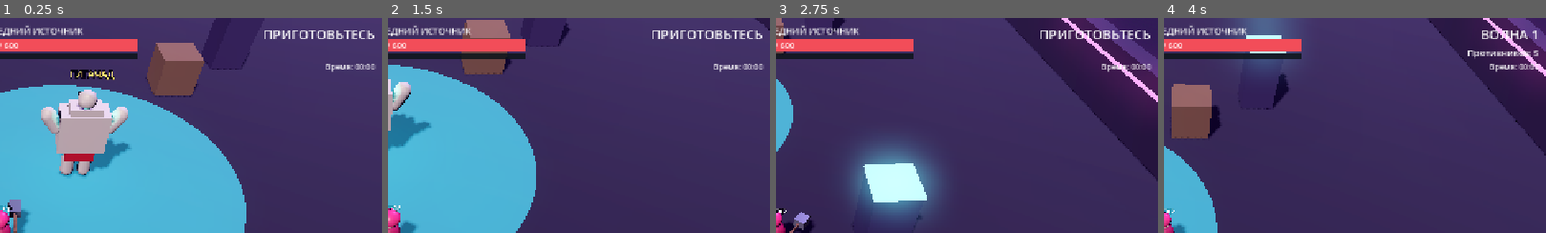
Above: before the commit, frames 1-4 (left to right).
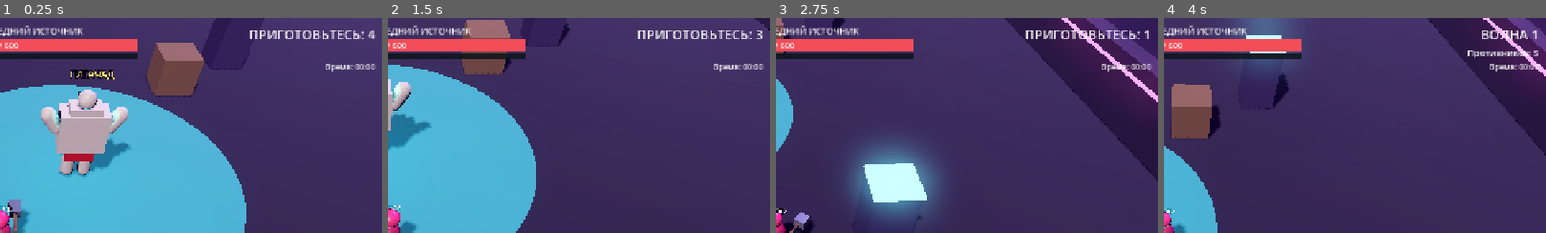
Above: after the commit, the same moments.

Repository: stasian33rus/last_stronghold
Game: Godot game, scene res://tests/smoke_test.tscn
Two runs of this game, one before a commit and one after it. Both use one fixed random seed, a clock stepped at 60 frames per second and the inputs below. This scene is started directly instead of the project's main scene.
Inputs (mouse positions are % of the whole screen's width and height, from its top left):
- Up to frame 1 (0.25 s): no input
- Up to frame 2 (1.5 s): move the mouse to (72, 45) at 0.52 s; press the mouse at (72, 45) at 0.53 s; hold D (move_right) 0.53-1.28 s; move the mouse to (30, 55) at 1.27 s; release the mouse at (30, 55) at 1.28 s; hold S (move_back) from 1.28 s (still down); tap Mouse wheel up (camera_zoom_in) at 1.35 s
- Up to frame 3 (2.75 s): move the mouse to (60, 28) at 2.02 s; release S (move_back) at 2.03 s; hold D (move_right) from 2.03 s (still down); tap Mouse wheel down (camera_zoom_out) at 2.1 s
- Up to frame 4 (4 s): move the mouse to (45, 70) at 2.77 s; release D (move_right) at 2.78 s; hold W (move_forward) 2.78-3.53 s; tap Shift (dodge) at 2.85 s; move the mouse to (80, 65) at 3.52 s; press the mouse at (80, 65) at 3.53 s; hold A (move_left) from 3.53 s (still down)
The pictures show only the part of the screen within x 50-100%, y 0-50%; the shares and areas given below are measured in that part.

The runs differ from the first frame. In frame 1, 0.9% of the frame differs, in the area x 65-99%, y 5-10%; in frame 2, 0.9%; in frame 3, 0.9%; in frame 4, nothing differs.

Commit message:
feat(stage1): dedicated автостарт, анти-застревание ИИ/ботов, отсчёт для клиентов, документация (ARCHITECTURE/HOW_TO_RUN/STAGE1_REPORT)

Diff:
--- a/waifu_uprising/scripts/ai/enemy_ai.gd
+++ b/waifu_uprising/scripts/ai/enemy_ai.gd
@@ -22,6 +22,11 @@
 var _lunge_dir := Vector3.ZERO
 var _strike_hitbox_on := false
 var _corpse_timer: float = -1.0
+## Анти-застревание (до NavMesh на Этапе 2): контроль смещения + боковой обход.
+var _stuck_probe_pos := Vector3.ZERO
+var _stuck_timer: float = 0.0
+var _strafe_timer: float = 0.0
+var _strafe_sign: float = 1.0
 
 @onready var health: HealthComponent = $Health
 @onready var hitbox: HitboxComponent = $Hitbox
@@ -33,6 +38,7 @@
 		push_error("[EnemyFop] Не задан EnemyDefinition")
 		return
 	add_to_group("enemy_units")
+	_stuck_probe_pos = global_position
 	health.setup(def.max_health)
 	hitbox.damage = def.attack_damage
 	hitbox.knockback_force = def.attack_knockback
@@ -117,6 +123,7 @@
 	if _target == null or not is_instance_valid(_target) or _retarget_in <= 0.0:
 		_target = _acquire_target()
 		_retarget_in = 0.5
+	_update_stuck_detection(delta)
 	if _target == null:
 		_decay_ctrl(delta)
 		return
@@ -125,8 +132,13 @@
 	var dist := to_target.length()
 	if dist > 0.05:
 		var dir := to_target / dist
+		if _strafe_timer > 0.0:
+			## Обход препятствия: скользим вбок, не теряя направления к цели.
+			var perp := Vector3(-dir.z, 0.0, dir.x) * _strafe_sign
+			dir = (dir * 0.35 + perp * 0.95).normalized()
 		## Лицом к цели (-Z вперёд).
-		var desired_yaw := atan2(-dir.x, -dir.z)
+		var face_dir := to_target / dist
+		var desired_yaw := atan2(-face_dir.x, -face_dir.z)
 		rotation.y = lerp_angle(rotation.y, desired_yaw, minf(1.0, delta * 10.0))
 		if dist > def.attack_range * 0.8:
 			_ctrl_vel.x = move_toward(_ctrl_vel.x, dir.x * def.move_speed, def.acceleration * delta)
@@ -135,6 +147,21 @@
 			_decay_ctrl(delta)
 	if dist <= def.attack_range and _target_is_valid_target():
 		_set_state(State.WINDUP)
+
+## Если хотим бежать, но реально не смещаемся — включаем боковой обход.
+func _update_stuck_detection(delta: float) -> void:
+	_stuck_timer -= delta
+	if _strafe_timer > 0.0:
+		_strafe_timer -= delta
+	if _stuck_timer > 0.0:
+		return
+	_stuck_timer = 0.5
+	var wants_move := _ctrl_vel.length_squared() > (def.move_speed * 0.4) * (def.move_speed * 0.4)
+	if wants_move and global_position.distance_to(_stuck_probe_pos) < 0.35:
+		_strafe_timer = 0.7
+		if randf() < 0.5:
+			_strafe_sign = -_strafe_sign
+	_stuck_probe_pos = global_position
 
 func _target_is_valid_target() -> bool:
 	if _target == null or not is_instance_valid(_target):
--- a/waifu_uprising/scripts/autoload/net_manager.gd
+++ b/waifu_uprising/scripts/autoload/net_manager.gd
@@ -228,6 +228,24 @@
 	if players.has(peer_id):
 		players[peer_id]["ready"] = bool(value)
 		_broadcast_lobby()
+		_maybe_dedicated_autostart()
+
+## Dedicated-сервер: хоста-игрока нет, поэтому стартуем автоматически,
+## когда все подключившиеся игроки готовы (с задержкой 3 с на опоздавших).
+var _dedicated_start_scheduled := false
+
+func _maybe_dedicated_autostart() -> void:
+	if not (is_dedicated and net_state == NetState.IN_LOBBY) or _dedicated_start_scheduled:
+		return
+	if not all_clients_ready():
+		return
+	_dedicated_start_scheduled = true
+	print("[Net] Dedicated: все игроки готовы, старт матча через 3 с")
+	get_tree().create_timer(3.0).timeout.connect(func() -> void:
+		_dedicated_start_scheduled = false
+		if net_state == NetState.IN_LOBBY and all_clients_ready():
+			start_match(Game.ARENA_SCENE)
+	)
 
 func _sv_set_class(peer_id: int, class_id: StringName) -> void:
 	if players.has(peer_id) and Classes.get_class_def(class_id) != null:
--- a/waifu_uprising/scripts/gameplay/match_controller.gd
+++ b/waifu_uprising/scripts/gameplay/match_controller.gd
@@ -106,6 +106,10 @@
 			_last_countdown_int = ci
 			Events.local_announcement.emit(str(ci) if ci > 0 else "В БОЙ!", 0.9)
 			Sfx.play("count_go" if ci == 0 else "count", -6.0)
+		_state_acc += delta
+		if _state_acc >= STATE_BROADCAST_INTERVAL:
+			_state_acc = 0.0
+			_broadcast_state() ## клиенты видят цифры отсчёта
 		if countdown <= 0.0:
 			phase = Phase.FIGHT
 			match_time = 0.0
--- a/waifu_uprising/scripts/ui/hud.gd
+++ b/waifu_uprising/scripts/ui/hud.gd
@@ -99,7 +99,8 @@
 		return
 	match _mc.phase:
 		MatchController.Phase.COUNTDOWN:
-			wave_label.text = "ПРИГОТОВЬТЕСЬ"
+			var n := int(ceil(_mc.countdown))
+			wave_label.text = ("ПРИГОТОВЬТЕСЬ: %d" % n) if n > 0 else "В БОЙ!"
 			enemies_label.text = ""
 		MatchController.Phase.FIGHT:
 			wave_label.text = "ВОЛНА %d" % maxi(1, _mc.wave_number)
--- a/waifu_uprising/tests/autotest_runner.gd
+++ b/waifu_uprising/tests/autotest_runner.gd
@@ -26,6 +26,11 @@
 var _enemies_seen := 0
 var _match_done := false
 var _finished := false
+var _pawn_diag_printed := false
+var _bot_probe_pos := Vector3.ZERO
+var _bot_probe_t := 0.0
+var _bot_strafe_t := 0.0
+var _bot_strafe_sign := 1.0
 
 func _ready() -> void:
 	mode = Game.autotest_mode
@@ -82,7 +87,15 @@
 		var p := candidate as PlayerPawn
 		if p != null and p.is_local_pawn():
 			_pawn = p
+			print("[AUTOTEST] local pawn найден: %s owner=%d my_id=%d" % [p.get_path(), p.owner_peer, Net.my_id()])
 			return
+	if not _pawn_diag_printed:
+		_pawn_diag_printed = true
+		var group := get_tree().get_nodes_in_group("player_pawns")
+		var ids := []
+		for g in group:
+			ids.append((g as PlayerPawn).owner_peer if g is PlayerPawn else "?")
+		print("[AUTOTEST] DIAG: пешка не найдена. my_id=%d group_size=%d owners=%s" % [Net.my_id(), group.size(), ids])
 
 ## Виртуальный ввод: защищаем Гигачада — целью выбираем врага, ближайшего к нему
 ## (а не к себе), по пути бьём любого, кто попал в радиус удара.
@@ -124,7 +137,26 @@
 			if to_g.length() > 3.0:
 				var dir_g := to_g.normalized()
 				input["move"] = Vector2(dir_g.x, dir_g.z)
+	_apply_bot_unstick(delta, input)
 	_pawn.external_input = input
+
+## Анти-застревание бота: если двигаемся, но не смещаемся — обходим вбок.
+func _apply_bot_unstick(delta: float, input: Dictionary) -> void:
+	_bot_probe_t -= delta
+	if _bot_strafe_t > 0.0:
+		_bot_strafe_t -= delta
+	if _bot_probe_t <= 0.0:
+		_bot_probe_t = 0.5
+		var mv0: Vector2 = input["move"]
+		if mv0.length() > 0.3 and _pawn.global_position.distance_to(_bot_probe_pos) < 0.4:
+			_bot_strafe_t = 0.7
+			_bot_strafe_sign = -_bot_strafe_sign
+		_bot_probe_pos = _pawn.global_position
+	if _bot_strafe_t > 0.0:
+		var mv: Vector2 = input["move"]
+		if mv.length() > 0.1:
+			var perp := Vector2(-mv.y, mv.x).normalized() * _bot_strafe_sign
+			input["move"] = (mv * 0.35 + perp * 0.95).limit_length(1.0)
 
 ## Враг, ближайший к Гигачаду (защитная тактика); если Гигачад пал — ближайший к пешке.
 func _priority_enemy() -> Node3D:
@@ -176,8 +208,8 @@
 		_finish(false, "match ended in DEFEAT")
 		return
 	var problems: Array[String] = []
-	if Net.get_player_count() < 2 and Net.is_online():
-		problems.append("player_count < 2")
+	if Net.get_player_count() < 1 and Net.is_online():
+		problems.append("player_count < 1")
 	if _enemies_seen < 1:
 		problems.append("no enemies were spawned/seen")
 	if mode == "client" and not _seen_enemy_motion:
Not shown, added: waifu_uprising/README.md
Not shown, added: waifu_uprising/docs/ARCHITECTURE.md
Not shown, added: waifu_uprising/docs/HOW_TO_RUN.md
Not shown, added: waifu_uprising/docs/STAGE1_REPORT.md
